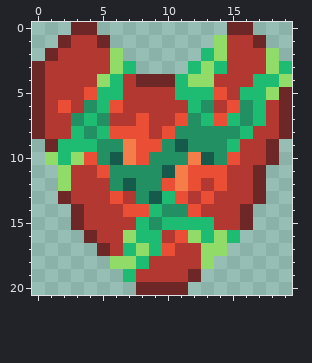
Two versions of one pixel-art sprite, sprites/ui/heart_full.png. Above: the version before the commit.
The file is 20x21 pixels.
New version:
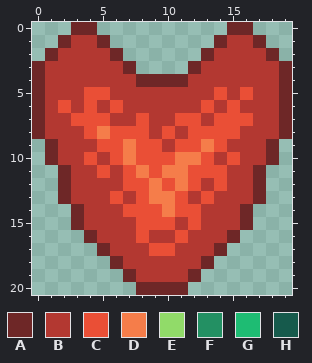
Palette (. is transparent): A #6e2727  B #b33831  C #ea4f36  D #f57d4a  E #91db69  F #239063  G #1ebc73  H #165a4c
The commit says: Replace half heart sprite for clarity
The exact change:
y 1: x 14 E -> A
y 2: x 6 E -> A; x 13..14 GE -> AB; x 18 E -> A
y 3: x 6..7 EG -> BA; x 12..14 GEG -> ABB; x 18..19 EG -> BA
y 4: x 5..6 EG -> BB; x 11..13 GEE -> ABB; x 17..19 GGE -> BBA
y 5: x 5..6 GG -> CB; x 11..13 GGG -> BBB; x 16..18 GGE -> CBB
y 6: x 4..5 FG -> CB; x 12..13 GF -> BC; x 16..17 FG -> BB
y 7: x 3..5 FGF -> CCC; x 12..13 FG -> CB; x 15..17 GFG -> CCB
y 8: x 3..5 GFG -> BCD; x 11..16 FFFFFG -> BCCCCB
y 9: x 2..6 GGGFF -> BBBCC; x 10..15 FHFFFG -> BCCDCB
y 10: x 1..3 EGE -> ABB; x 5..6 FH -> BC; x 9..11 FFF -> CCD; x 13..14 HF -> CB
y 11: x 2 E -> A; x 6..10 FFFFH -> BCDCD
y 12: x 2 E -> A; x 6..9 FHFF -> BCCD
y 13: x 8..10 FHG -> CDD
y 14: x 9..11 GFF -> CDC
y 15: x 8..13 GFGGGG -> CCCBCB
y 16: x 7..9 EGG -> BCB; x 12..15 EGEG -> BBBA
y 17: x 7..9 GEG -> BBC; x 13..14 EE -> BA
y 18: x 6..8 EEG -> ABB; x 13 E -> A
y 19: x 7 G -> A
Changed places in both pictures, as pixel boxes (x1, y1, x2, y2):
changed: (45, 35, 292, 282)
